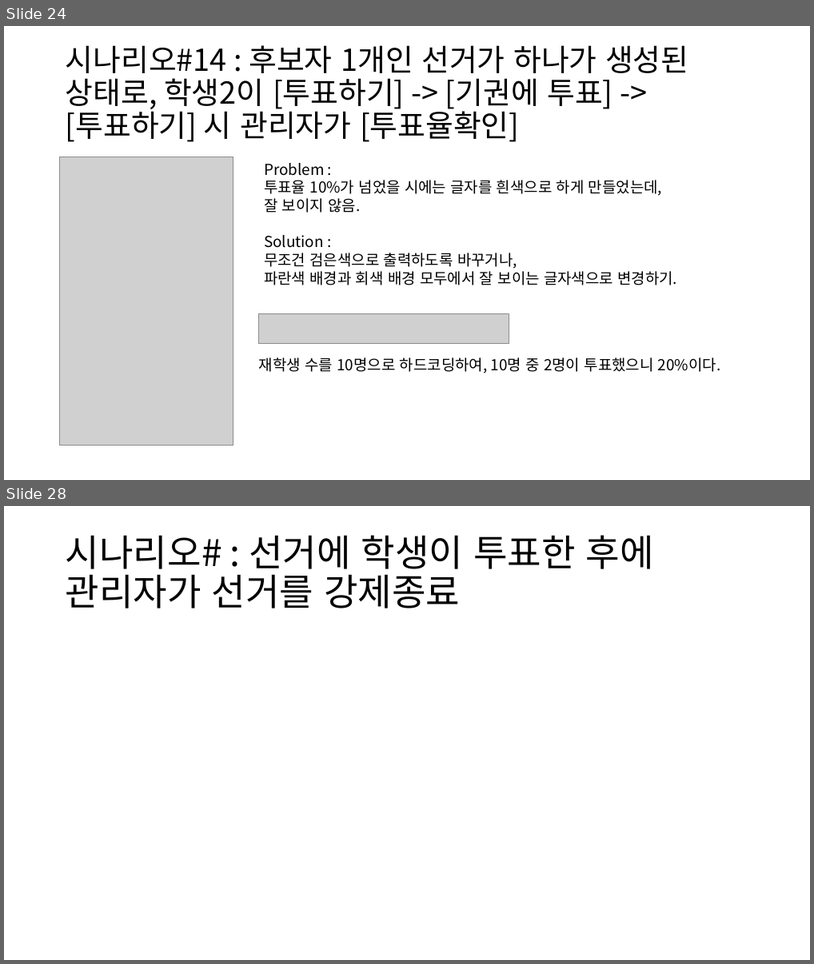
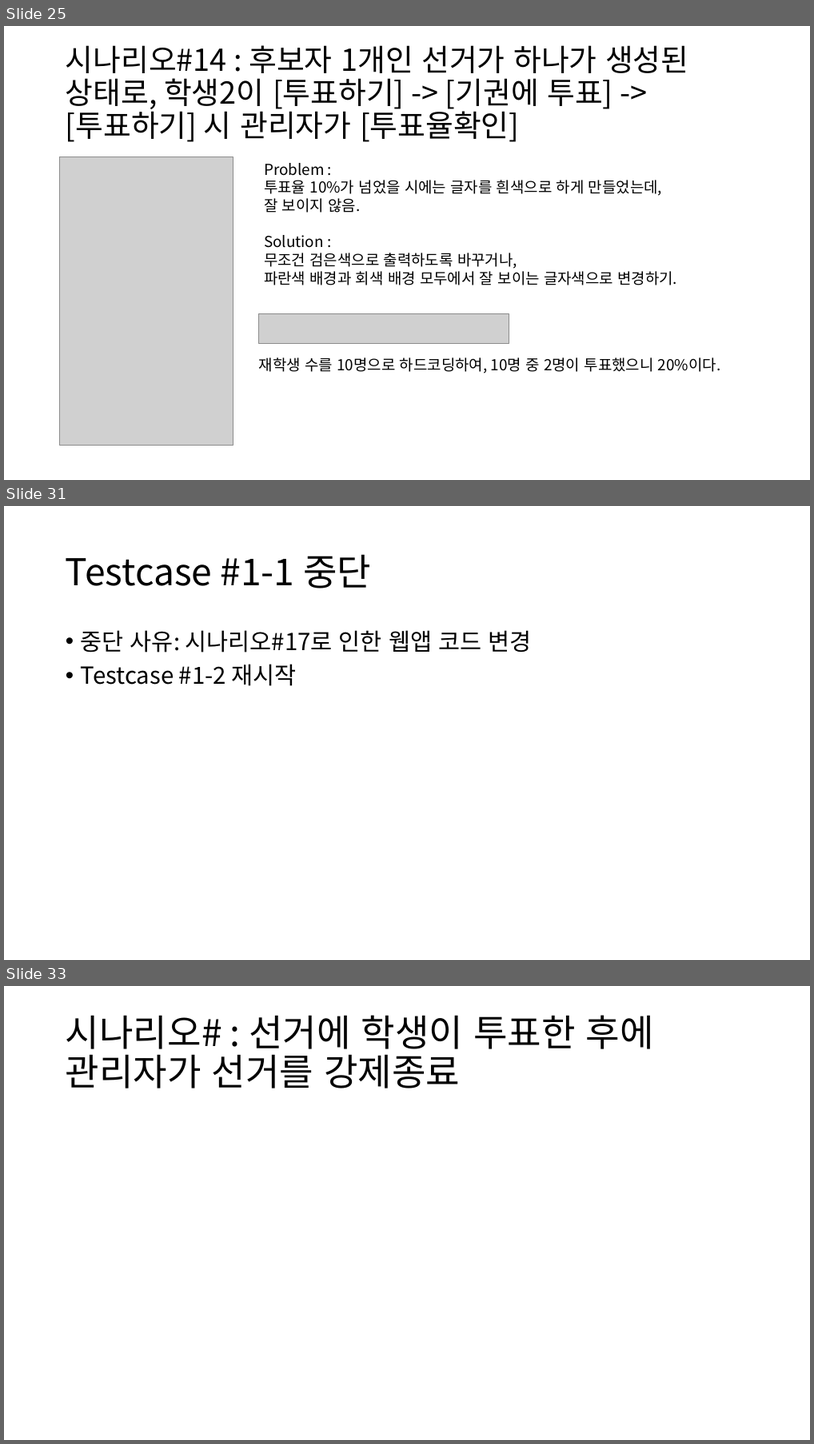
Before and after one commit to BL-UCKSS/evote-project, a slide deck: Document/Testcase/Testcase #1.pptx. Shown one above the other, each under a label of ours: slides 24 and 28 before the commit, slides 25, 31 and 33 after it; the slides between them are not shown. The pictures are 814x964 and 814x1444 pixels, drawn with LibreOffice and Linux fonts; fonts in the diff are those of the drawing; grey boxes stand for pictures. Boxes give left, top, right and bottom in pixels: in the first picture for what was removed or moved away, otherwise in the second. Text is boxed around its words. In the diff, an @@ line names an element or a change of style, - is before the commit and + after.

Commit message:
Testcase #1-1 중단

```diff
--- a/Document/Testcase/Testcase #1.pptx
+++ b/Document/Testcase/Testcase #1.pptx
@@ slide 31 added at box(4, 506, 810, 960), background #FFFFFF @@
@@ title added at box(66, 554, 371, 588), 44 pt, text #000000 @@
+Testcase #1-1 중단
@@ text added at box(81, 630, 532, 686), 28 pt, text #000000 @@
+• 중단 사유: 시나리오#17로 인한 웹앱 코드 변경
+• Testcase #1-2 재시작
@@ what was slide 24 is now slide 25 @@
@@ what was slide 28 is now slide 33 @@
```
Also in this commit, not shown: 4 slides changed, 4 other slides added.
